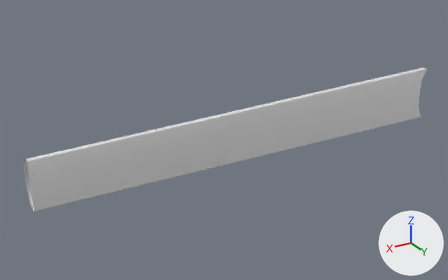
The FBX model Assets/Prefabs/guitarNeck_01.fbx: old version first, new version second.
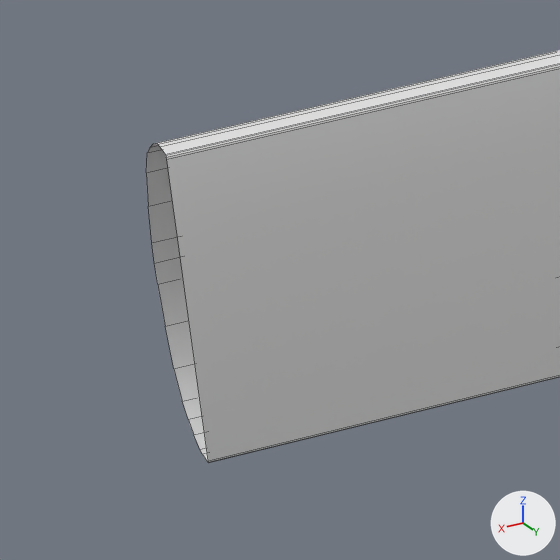
Old and new are each drawn whole from a camera (50 mm lens) standing at (13.7, 66.7, 33.5) and looking at (-28.1, -3.0, -1.4) and again close up on the part from 0% to 20% of the width and 48% to 81% of the height. The axes (+X, +Y, +Z) are drawn at lower right. The lights are the same throughout. The close-ups show mesh edges as thin lines. Materials are left out; every surface is plain grey. Vertices at the same position are counted once.

In view in the first close-up: '01-fretboard'.
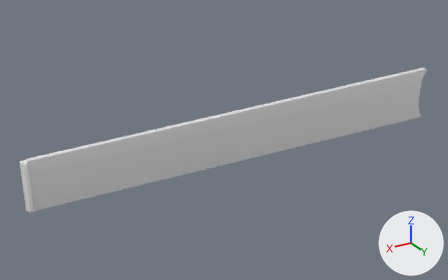
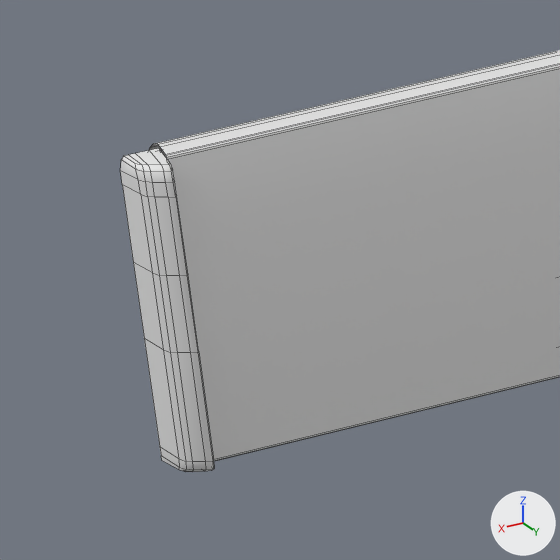
Changed parts and their boxes (x1, y1, x2, y2) in the close-ups (560 x 560 px):
'01-fretboard', reshaped
    before: (146, 50, 560, 463)
    after: (120, 50, 560, 472)
part 1 of me_mesh, added
    after: (120, 148, 214, 472)

The edits, one by one:
me_mesh is used by ob_01_fretboard; location (0.0, 0.0, 0.0).
me_mesh had 128 vertices, 100 faces and spanned x -65.0..-0.1, y -3.1..0.0, z -4.2..4.2.
me_mesh now has 206 vertices, 164 faces and spans x -65.0..0.6, y -3.1..0.5, z -4.2..4.2.
me_mesh part 1: a new loose piece of 78 vertices spanning x -0.1..0.6, y -0.5..0.5, z -3.2..3.2.
